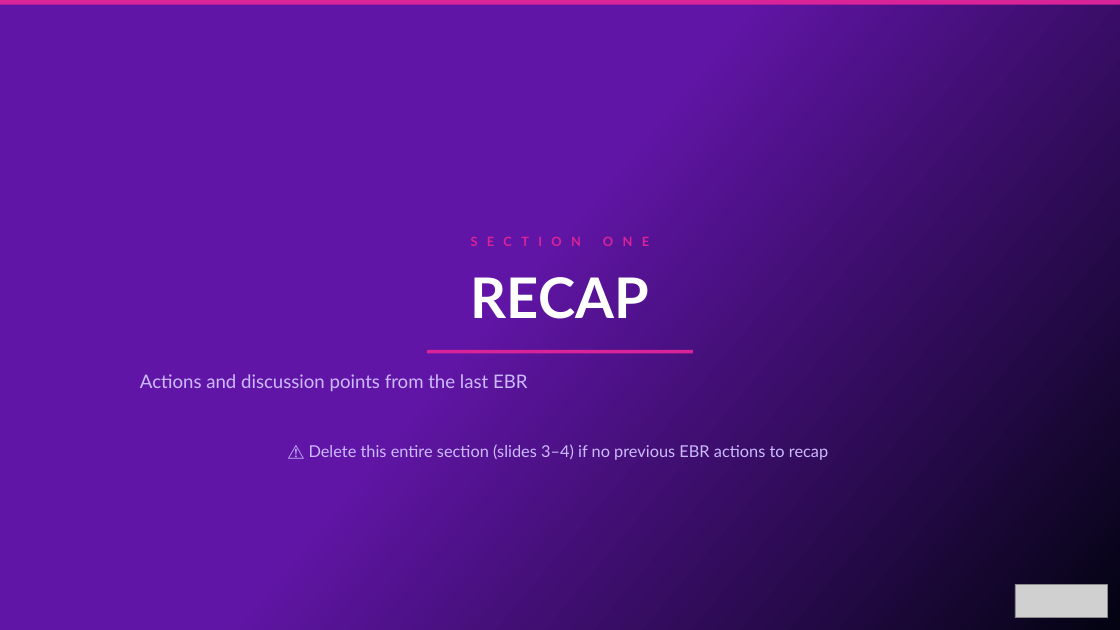
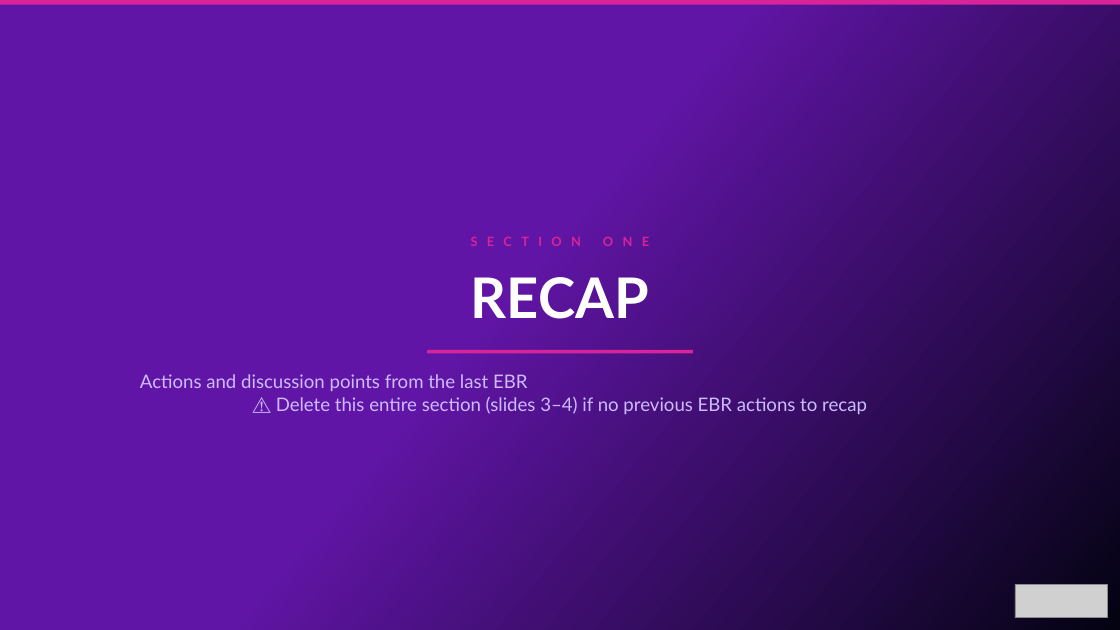
Before and after one commit to oresanniowo-beep/EBR-Gen-v2, a slide deck: slide 4 of EBR_Template.pptx. Drawn at 1120x630 pixels with LibreOffice and Linux fonts; fonts in the diff are those of the drawing; grey boxes stand for pictures. Boxes give left, top, right and bottom in pixels: in the first picture for what was removed or moved away, otherwise in the second. Text is boxed around its words. In the diff, an @@ line names an element or a change of style, - is before the commit and + after.

```diff
--- a/EBR_Template.pptx
+++ b/EBR_Template.pptx
@@ text at bbox=[140, 374, 867, 414]: text changed @@
-Actions and discussion points from the last EBR
+Actions and discussion points from the last EBR
+⚠ Delete this entire section (slides 3–4) if no previous EBR actions to recap
@@ text removed at bbox=[309, 444, 828, 460] @@
-⚠ Delete this entire section (slides 3–4) if no previous EBR actions to recap
```
Also in this commit, not shown: 11 other slides changed, 1 slide added, 2 slides removed.
